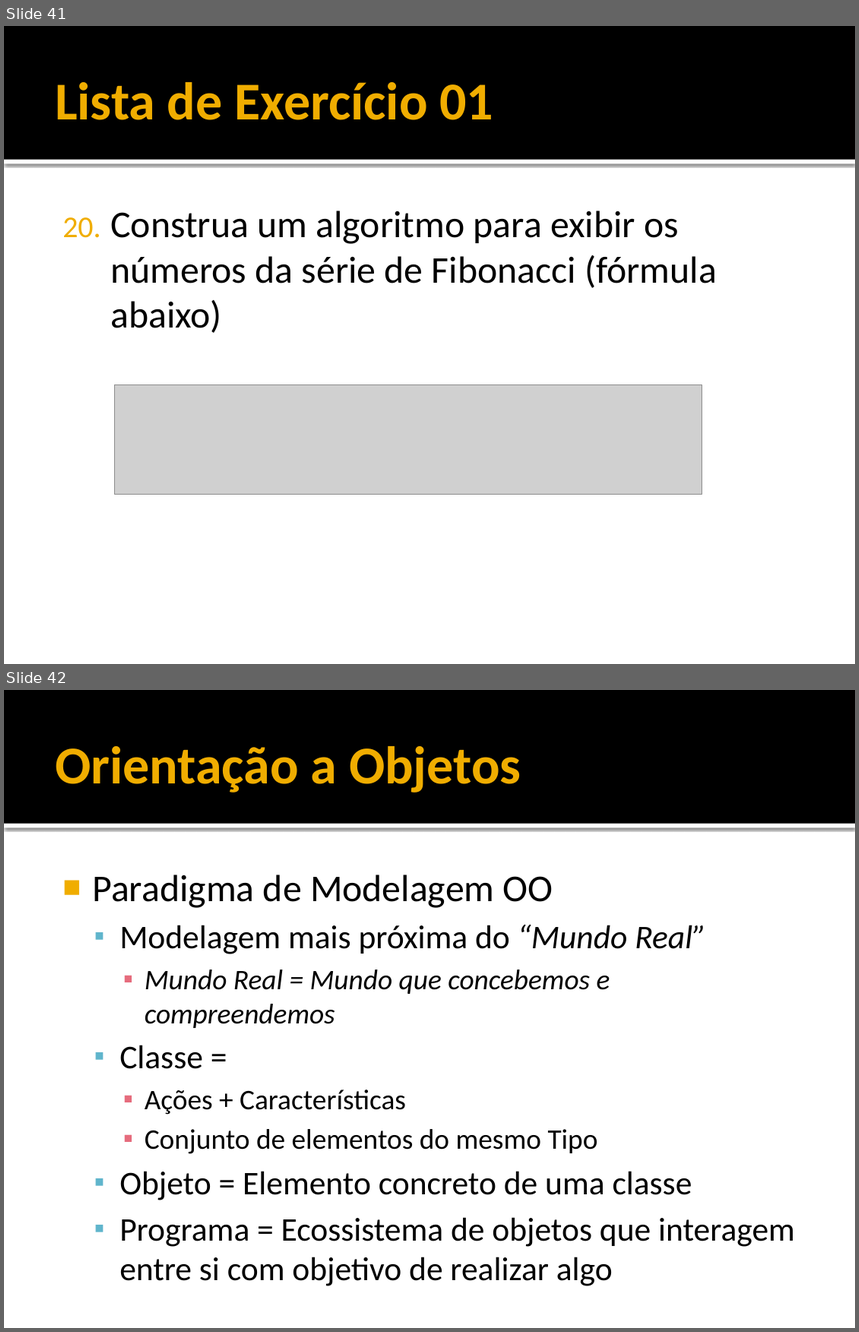
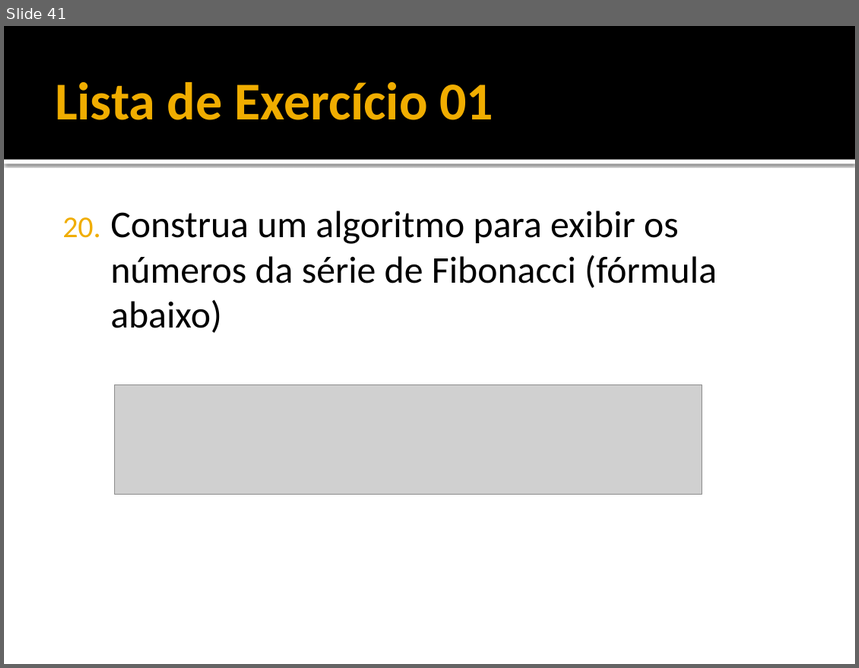
Before and after one commit to filosofisto/cpb-treinamento, a slide deck: Fundamentos/Fundamentos - Java Basico.pptx. Shown one above the other, each under a label of ours: slides 41 and 42 before the commit, slide 41 after it. The pictures are 859x1332 and 859x668 pixels, drawn with LibreOffice and Linux fonts; fonts in the diff are those of the drawing; grey boxes stand for pictures. Boxes give left, top, right and bottom in pixels: in the first picture for what was removed or moved away, otherwise in the second. Text is boxed around its words. In the diff, an @@ line names an element or a change of style, - is before the commit and + after.

```diff
--- a/Fundamentos/Fundamentos - Java Basico.pptx
+++ b/Fundamentos/Fundamentos - Java Basico.pptx
@@ slide 42 removed at box(4, 690, 855, 1328), background #FFFFFF; not listed: 2 template elements that a slide beside it also shows @@
@@ title removed at box(55, 746, 522, 793) @@
-Orientação a Objetos
@@ text removed at box(92, 875, 795, 1287) @@
-■ Paradigma de Modelagem OO
-  ▪ Modelagem mais próxima do “Mundo Real”
-    ▪ Mundo Real = Mundo que concebemos e compreendemos
-  ▪ Classe =
-    ▪ Ações + Características
-    ▪ Conjunto de elementos do mesmo Tipo
-  ▪ Objeto = Elemento concreto de uma classe
-  ▪ Programa = Ecossistema de objetos que interagem entre si com objetivo de realizar algo
```
Also in this commit, not shown: 6 other slides removed.
